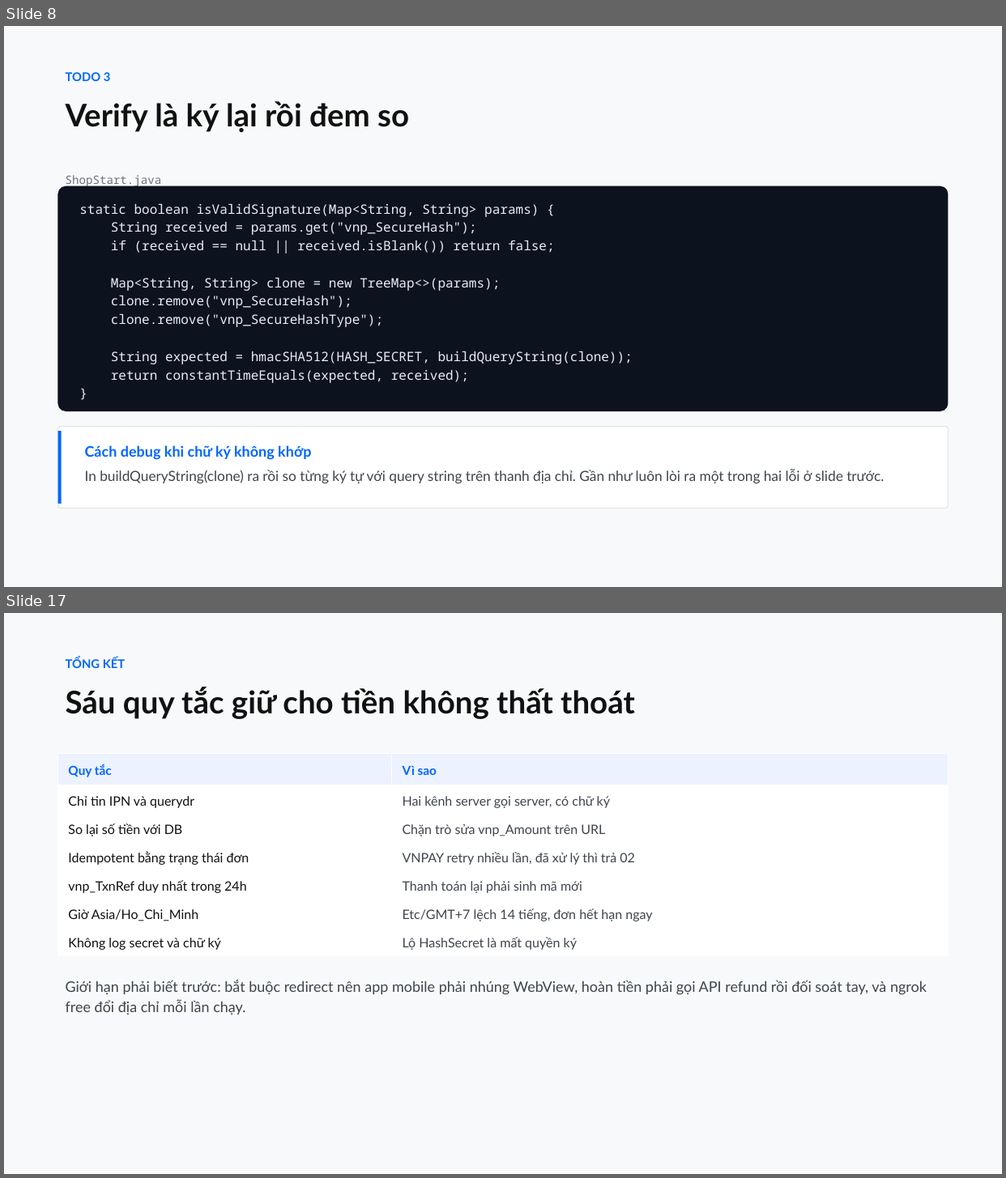
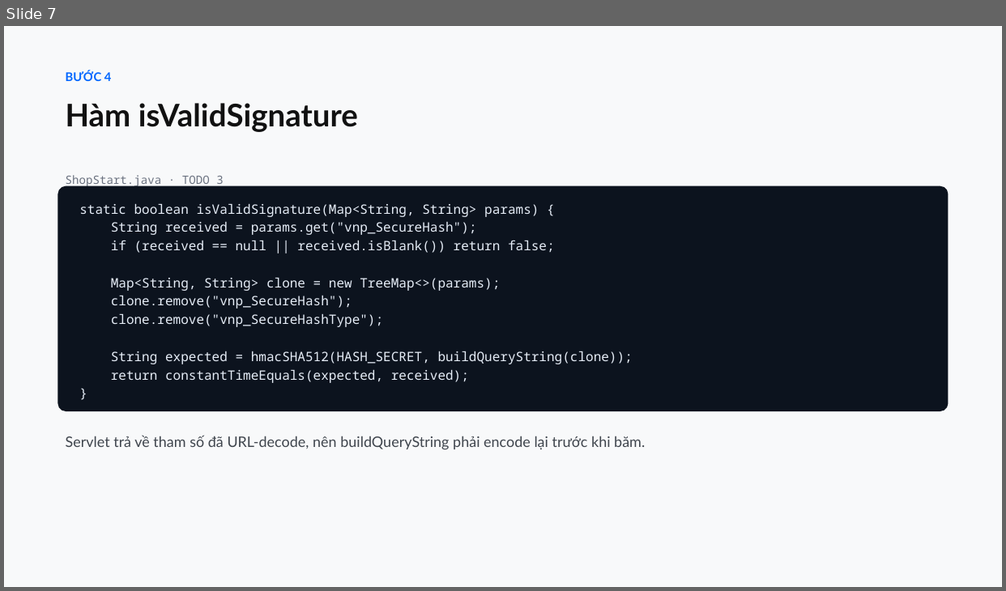
Before and after one commit to conchocon154/vnpay-seminar, a slide deck: VNPAY-seminar.pptx. Shown one above the other, each under a label of ours: slides 8 and 17 before the commit, slide 7 after it; the slides between them are not shown. The pictures are 1006x1178 and 1006x591 pixels, drawn with LibreOffice and Linux fonts; fonts in the diff are those of the drawing. Boxes give left, top, right and bottom in pixels: in the first picture for what was removed or moved away, otherwise in the second. Text is boxed around its words. In the diff, an @@ line names an element or a change of style, - is before the commit and + after.

```diff
--- a/VNPAY-seminar.pptx
+++ b/VNPAY-seminar.pptx
@@ slide 17 removed at (x1=4, y1=613, x2=1002, y2=1174), background #F8F9FA @@
@@ text removed at (x1=66, y1=658, x2=635, y2=719) @@
-TỔNG KẾT
-Sáu quy tắc giữ cho tiền không thất thoát
@@ table removed at (x1=58, y1=754, x2=948, y2=956), 7 rows, 2 columns @@
-Quy tắc | Vì sao
-Chỉ tin IPN và querydr | Hai kênh server gọi server, có chữ ký
-So lại số tiền với DB | Chặn trò sửa vnp_Amount trên URL
-Idempotent bằng trạng thái đơn | VNPAY retry nhiều lần, đã xử lý thì trả 02
-vnp_TxnRef duy nhất trong 24h | Thanh toán lại phải sinh mã mới
-Giờ Asia/Ho_Chi_Minh | Etc/GMT+7 lệch 14 tiếng, đơn hết hạn ngay
-Không log secret và chữ ký | Lộ HashSecret là mất quyền ký
@@ text removed at (x1=66, y1=980, x2=927, y2=1015) @@
-Giới hạn phải biết trước: bắt buộc redirect nên app mobile phải nhúng WebView, hoàn tiền phải gọi API refund rồi đối soát tay, và ngrok free đổi địa chỉ mỗi lần chạy.
@@ what was slide 8 is now slide 7 @@
@@ slide 7 changed as well @@
@@ text at (x1=66, y1=71, x2=358, y2=132): text changed @@
-TODO 3
-Verify là ký lại rồi đem so
+BƯỚC 4
+Hàm isValidSignature
@@ text at (x1=66, y1=175, x2=223, y2=187): text changed @@
-ShopStart.java
+ShopStart.java · TODO 3
@@ rounded rectangle removed at (x1=58, y1=426, x2=948, y2=508) @@
@@ rectangle removed at (x1=58, y1=431, x2=61, y2=504) @@
@@ text added at (x1=66, y1=435, x2=645, y2=450), 14 pt, text #3F454D @@
+Servlet trả về tham số đã URL-decode, nên buildQueryString phải encode lại trước khi băm.
@@ text removed at (x1=85, y1=446, x2=884, y2=484) @@
-Cách debug khi chữ ký không khớp
-In buildQueryString(clone) ra rồi so từng ký tự với query string trên thanh địa chỉ. Gần như luôn lòi ra một trong hai lỗi ở slide trước.
```
Also in this commit, not shown: 3 other slides changed, 10 slides added, 14 other slides removed, 1 other file.
